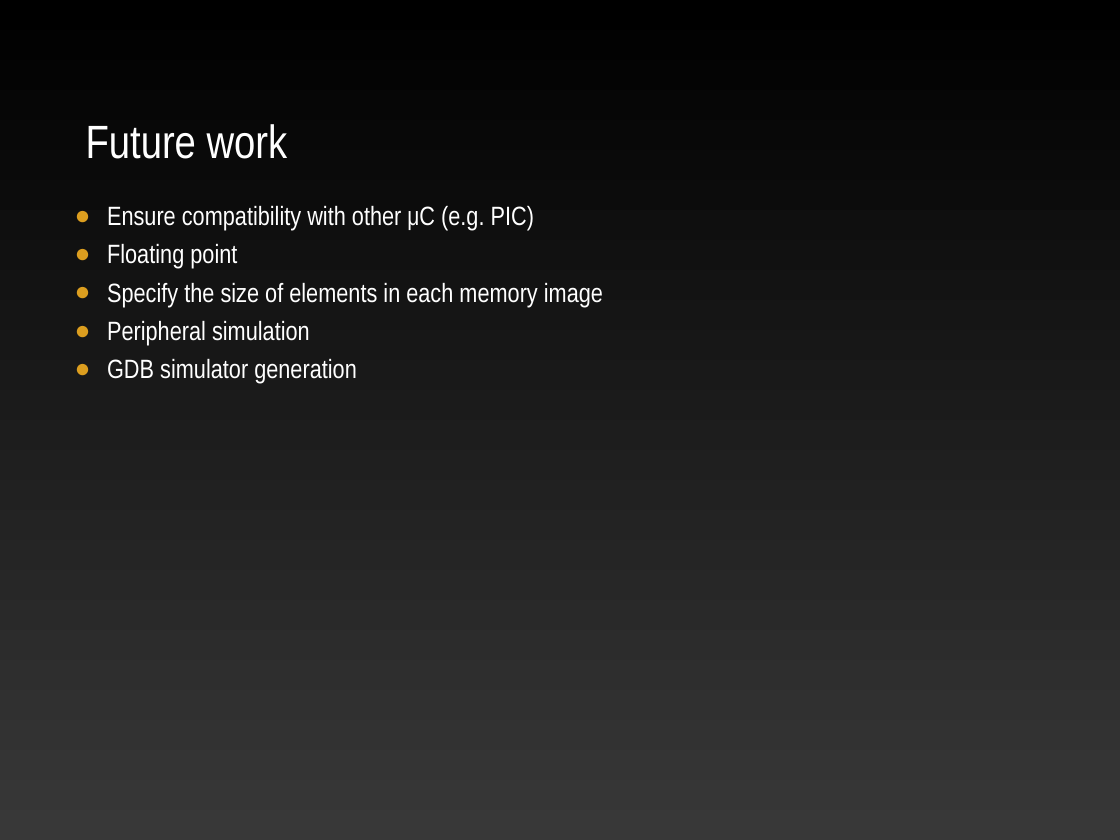
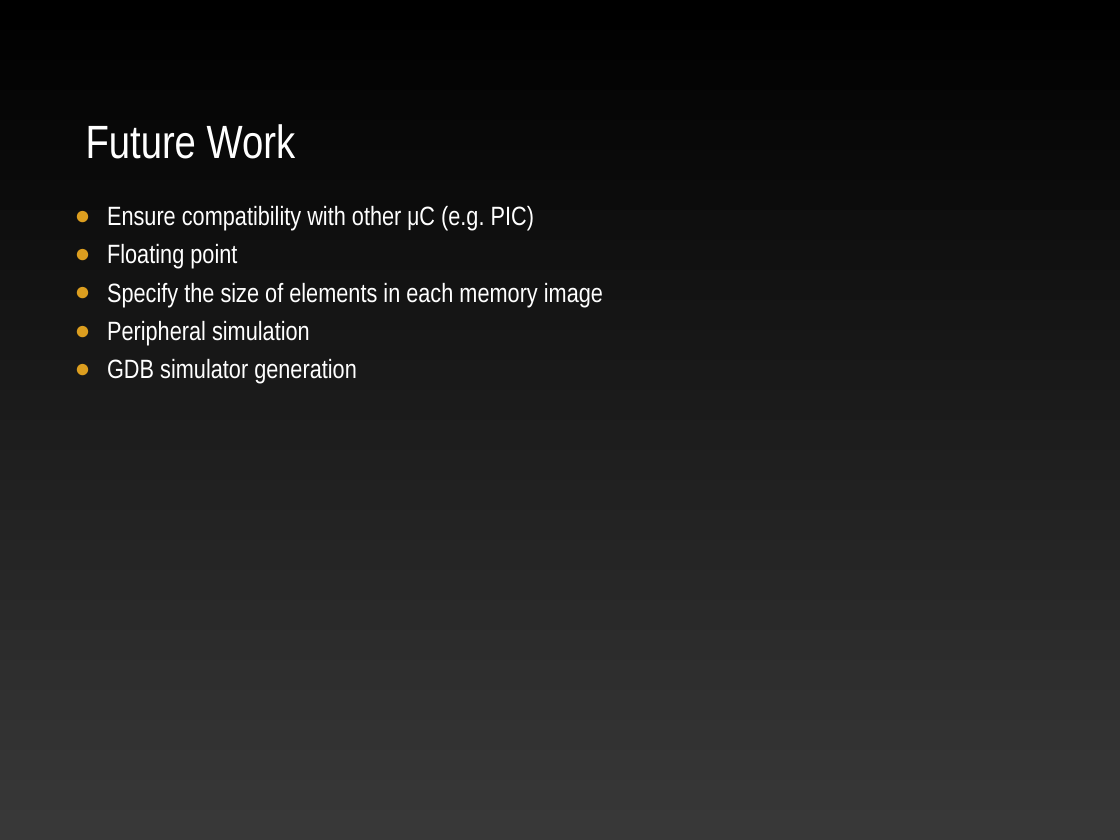
Before and after one commit to ekohl/essig, a slide deck: slide 13 of presentation/essig.ppt. Drawn at 1120x840 pixels with LibreOffice and Linux fonts; fonts in the diff are those of the drawing; background and template pictures are left out. Boxes give left, top, right and bottom in pixels: in the first picture for what was removed or moved away, otherwise in the second. Text is boxed around its words. In the diff, an @@ line names an element or a change of style, - is before the commit and + after.

```diff
--- a/presentation/essig.ppt
+++ b/presentation/essig.ppt
@@ text at (86, 124, 296, 159): text changed @@
-Future work
+Future Work
```
Also in this commit, not shown: 2 other slides changed.
